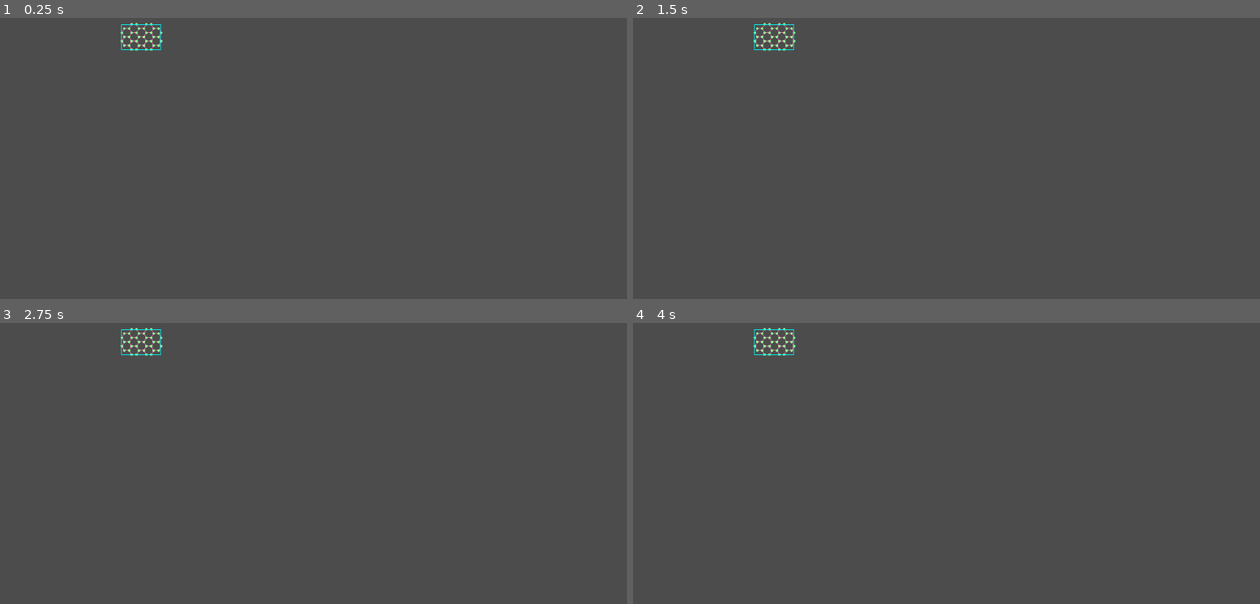
Above: before the commit, frames 1-4 (two rows, left to right).
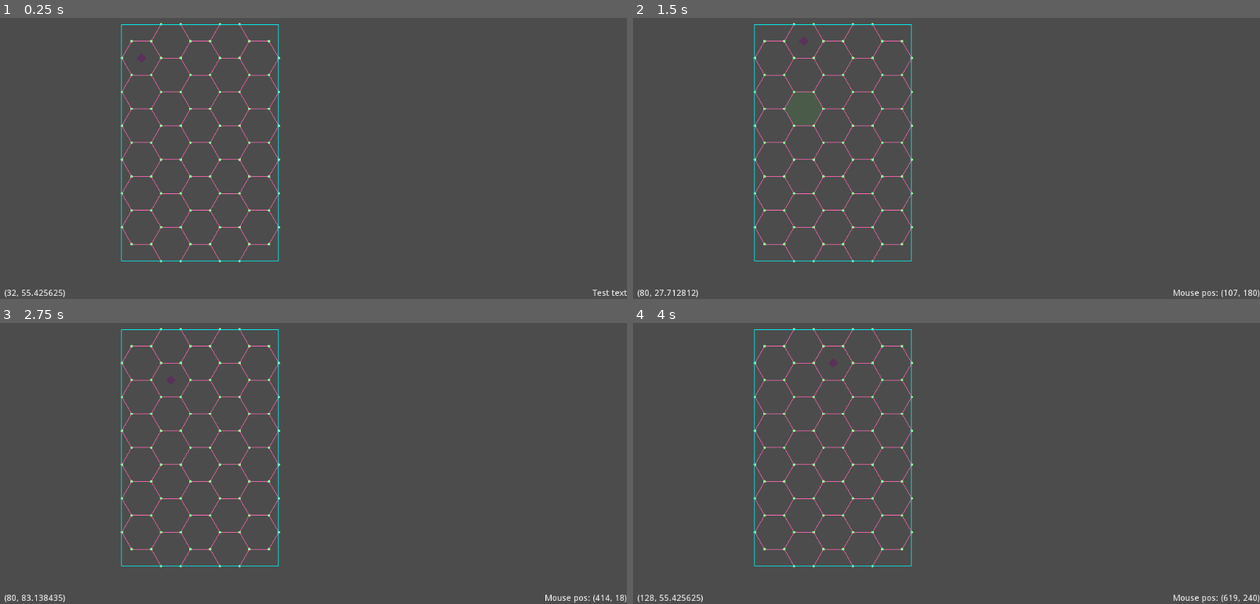
Above: after the commit, the same moments.

Repository: mikica-ocg/skulleyes-adventure
Game: Godot game, scene res://game/hex_grid/debug/hex_grid_debug_2d.tscn
Same seed, same stepped clock (60 frames per second), same inputs: the game is played once before the commit and once after it. The project has no main scene, so this scene is started directly.
Inputs (mouse positions are in pixels of both pictures, inside the frame that each line leads up to):
- Up to frame 1 (0.25 s): no input
- Up to frame 2 (1.5 s): tap Enter at 0.5 s; move the mouse to (1084, 96) at 0.52 s; hold Right (ui_right) 0.53-1.28 s; click (1084, 96) at 0.67 s; tap Space at 1.25 s; move the mouse to (821, 133) at 1.27 s; hold Down (ui_down) from 1.28 s (still down); click (821, 133) at 1.42 s
- Up to frame 3 (2.75 s): tap Enter at 2 s; move the mouse to (376, 339) at 2.02 s; release Down (ui_down) at 2.03 s; hold Right (ui_right) from 2.03 s (still down); click (376, 339) at 2.17 s
- Up to frame 4 (4 s): tap Space at 2.75 s; move the mouse to (915, 494) at 2.77 s; release Right (ui_right) at 2.78 s; hold Up (ui_up) 2.78-3.53 s; click (915, 494) at 2.92 s; tap Enter at 3.5 s; move the mouse to (1134, 474) at 3.52 s; hold Left (ui_left) from 3.53 s (still down); click (1134, 474) at 3.67 s

The runs differ from the first frame. In frame 1, 2.3% of the frame differs, in the area x 0-100%, y 1-100%; in frame 2, 2.4%; in frame 3, 2.4%; in frame 4, 2.4%.

Commit message:
Keyboard hex navigator and better debug

Diff:
--- a/game/hex_grid/debug/hex_grid_debug_2d.tscn
+++ b/game/hex_grid/debug/hex_grid_debug_2d.tscn
@@ -1,12 +1,46 @@
-[gd_scene load_steps=2 format=2]
+[gd_scene load_steps=3 format=2]
 
 [ext_resource path="res://game/hex_grid/debug/hex_visualizer.gd" type="Script" id=1]
+[ext_resource path="res://game/hex_grid/debug/keyboard_hex_navigator.gd" type="Script" id=2]
 
 [node name="Node2D" type="Node2D"]
 
-[node name="Node2D" type="Node2D" parent="."]
+[node name="HexVisualizer" type="Node2D" parent="."]
 position = Vector2( 200, 150 )
 script = ExtResource( 1 )
-half_width = 4
+half_width = 16
 max_width_count = 5
-max_height_count = 3
+debug_label_path = NodePath("../HexVisualizerLabel")
+
+[node name="KeyboardHexNavigator" type="Node2D" parent="HexVisualizer"]
+position = Vector2( 1.52588e-05, 0 )
+script = ExtResource( 2 )
+
+[node name="Indicator" type="Polygon2D" parent="HexVisualizer/KeyboardHexNavigator"]
+modulate = Color( 0.411765, 0.0980392, 0.403922, 0.498039 )
+polygon = PoolVector2Array( -8, 0, 0, -8, 8, 0, 0, 8 )
+
+[node name="Label" type="Label" parent="HexVisualizer/KeyboardHexNavigator"]
+margin_left = -192.0
+margin_top = 434.0
+margin_right = -144.0
+margin_bottom = 450.0
+__meta__ = {
+"_edit_use_anchors_": false
+}
+
+[node name="HexVisualizerLabel" type="Label" parent="."]
+anchor_right = 1.0
+anchor_bottom = 1.0
+margin_left = 984.0
+margin_top = 584.0
+margin_right = 1024.0
+margin_bottom = 598.0
+grow_horizontal = 0
+grow_vertical = 0
+text = "Test text"
+align = 2
+valign = 2
+__meta__ = {
+"_edit_use_anchors_": false
+}
--- a/game/hex_grid/debug/hex_visualizer.gd
+++ b/game/hex_grid/debug/hex_visualizer.gd
@@ -8,6 +8,8 @@
 export(int) var max_width_count = 7
 export(int) var max_height_count = 7
 
+export(NodePath) var debug_label_path
+onready var debug_label = get_node(debug_label_path) as Label
 
 var selected: Hex = null
 
@@ -24,6 +26,8 @@
 		if hex != selected:
 			selected = hex
 			update()
+
+		debug_label.text = "Mouse pos: " + str(local_mouse_pos)
 
 		pass
 	pass
--- /dev/null
+++ b/game/hex_grid/debug/keyboard_hex_navigator.gd
@@ -0,0 +1,46 @@
+extends Node2D
+
+
+var col: int = 0
+var row: int = 0
+
+var selected: Hex = null
+
+onready var visualizer = $".."
+
+
+func _process(delta):
+	var old_col = col
+	var old_row = row
+
+	if Input.is_action_just_released("ui_left"):
+		col += -1
+	if Input.is_action_just_released("ui_right"):
+		col += 1
+	if Input.is_action_just_released("ui_up"):
+		row += -1
+	if Input.is_action_just_released("ui_down"):
+		row += 1
+
+
+	var grid = visualizer.grid as HexGrid
+
+	var s = grid.hex_from_row_and_col(row, col)
+
+	if s == null:
+		col = old_col
+		row = old_row
+
+		return
+
+	if s != selected:
+		selected = s
+
+		$Indicator.visible = selected != null
+
+		if selected != null:
+			$Indicator.position = selected.get_normalized_2d_pos() * visualizer.half_width * 2.0
+			$Label.text = str($Indicator.position)
+
+
+	pass
--- a/project.godot
+++ b/project.godot
@@ -80,6 +80,37 @@
 
 enabled=PoolStringArray( "WAT" )
 
+[input]
+
+ui_left={
+"deadzone": 0.5,
+"events": [ Object(InputEventKey,"resource_local_to_scene":false,"resource_name":"","device":0,"alt":false,"shift":false,"control":false,"meta":false,"command":false,"pressed":false,"scancode":16777231,"unicode":0,"echo":false,"script":null)
+, Object(InputEventJoypadButton,"resource_local_to_scene":false,"resource_name":"","device":0,"button_index":14,"pressure":0.0,"pressed":false,"script":null)
+, Object(InputEventKey,"resource_local_to_scene":false,"resource_name":"","device":0,"alt":false,"shift":false,"control":false,"meta":false,"command":false,"pressed":false,"scancode":65,"unicode":0,"echo":false,"script":null)
+ ]
+}
+ui_right={
+"deadzone": 0.5,
+"events": [ Object(InputEventKey,"resource_local_to_scene":false,"resource_name":"","device":0,"alt":false,"shift":false,"control":false,"meta":false,"command":false,"pressed":false,"scancode":16777233,"unicode":0,"echo":false,"script":null)
+, Object(InputEventJoypadButton,"resource_local_to_scene":false,"resource_name":"","device":0,"button_index":15,"pressure":0.0,"pressed":false,"script":null)
+, Object(InputEventKey,"resource_local_to_scene":false,"resource_name":"","device":0,"alt":false,"shift":false,"control":false,"meta":false,"command":false,"pressed":false,"scancode":68,"unicode":0,"echo":false,"script":null)
+ ]
+}
+ui_up={
+"deadzone": 0.5,
+"events": [ Object(InputEventKey,"resource_local_to_scene":false,"resource_name":"","device":0,"alt":false,"shift":false,"control":false,"meta":false,"command":false,"pressed":false,"scancode":16777232,"unicode":0,"echo":false,"script":null)
+, Object(InputEventJoypadButton,"resource_local_to_scene":false,"resource_name":"","device":0,"button_index":12,"pressure":0.0,"pressed":false,"script":null)
+, Object(InputEventKey,"resource_local_to_scene":false,"resource_name":"","device":0,"alt":false,"shift":false,"control":false,"meta":false,"command":false,"pressed":false,"scancode":87,"unicode":0,"echo":false,"script":null)
+ ]
+}
+ui_down={
+"deadzone": 0.5,
+"events": [ Object(InputEventKey,"resource_local_to_scene":false,"resource_name":"","device":0,"alt":false,"shift":false,"control":false,"meta":false,"command":false,"pressed":false,"scancode":16777234,"unicode":0,"echo":false,"script":null)
+, Object(InputEventJoypadButton,"resource_local_to_scene":false,"resource_name":"","device":0,"button_index":13,"pressure":0.0,"pressed":false,"script":null)
+, Object(InputEventKey,"resource_local_to_scene":false,"resource_name":"","device":0,"alt":false,"shift":false,"control":false,"meta":false,"command":false,"pressed":false,"scancode":83,"unicode":0,"echo":false,"script":null)
+ ]
+}
+
 [rendering]
 
 quality/driver/driver_name="GLES2"
